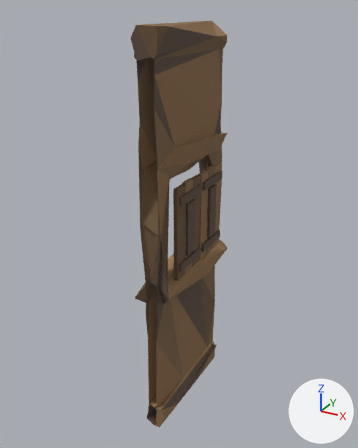
One commit to the Blender file art/kit/walls/wall.wood.window/wall.wood.window.blend: the scene before it, then after it.
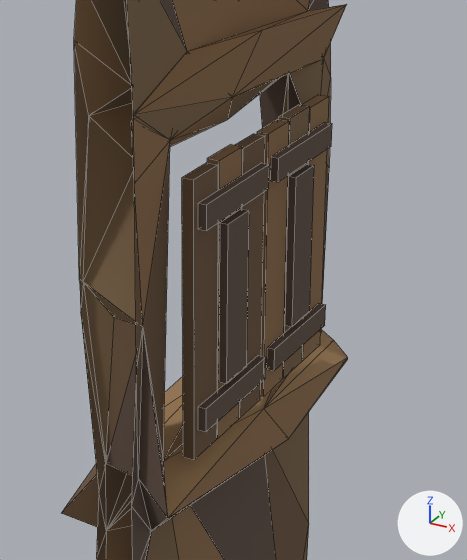
There are two pictures of each version: one whole from a camera (50 mm lens) standing at (1.627, -3.049, 3.097) and looking at (-0.053, 0.005, 1.569), one close up on the part from 32% to 74% of the width and 29% to 70% of the height. The axes (+X, +Y, +Z) are drawn at lower right. The lights are the same throughout. The first two pictures are the older version. The close-ups show mesh edges as thin lines.

Objects in the first close-up: 'shutter_a', 'shutter_b', 'window'.
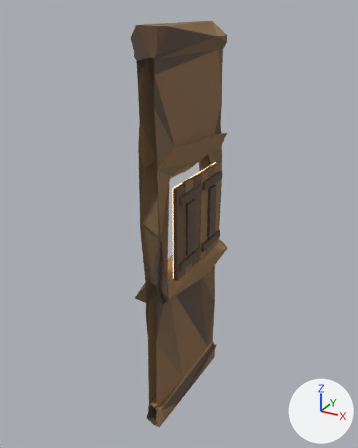
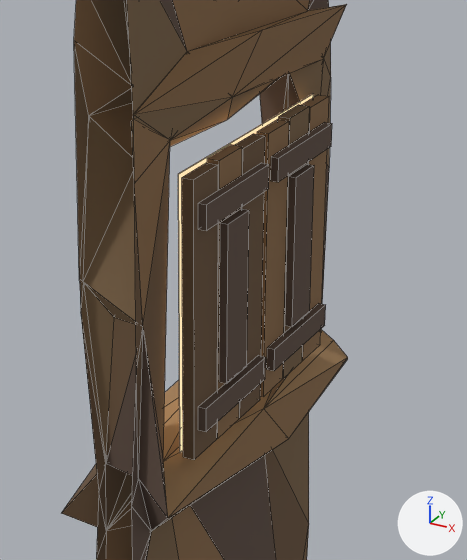
Patch to the scene script:
```diff
--- a/art/kit/walls/wall.wood.window/wall.wood.window.blend.py
+++ b/art/kit/walls/wall.wood.window/wall.wood.window.blend.py
@@ mat_glow @@
+mat_glow = principled_material('glow')
+mat_glow.base_color = (0.2, 0.12, 0.06)  # brown #7c6145
+mat_glow.emission_color = (1.0, 0.72, 0.42)  # beige #ffddad
+mat_glow.emission_strength = 1.0
@@ me_glow_001 @@
+me_glow_001.from_pydata([(0.09, -0.345, 1.305), (0.09, 0.345, 1.305), (0.09, 0.345, 1.995), (0.09, -0.345, 1.995), (0.088, -0.345, 1.305), (0.088, 0.345, 1.305), (0.088, 0.345, 1.995), (0.088, -0.345, 1.995)], [], [(0, 1, 2, 3), (4, 7, 6, 5)])
+me_glow_001.materials.append(mat_glow)  # brown #7c6145, glowing beige #ffddad
@@ ob_glow @@
+ob_glow = bpy.data.objects.new('glow', me_glow_001)
+ob_glow.location = (0.0, 0.0, 0.0)
```

Changed parts and their boxes (x1, y1, x2, y2) in the close-ups (467 x 560 px):
'glow', added: after (178, 94, 314, 453)
